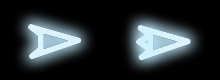
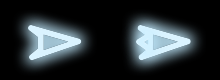
Two versions of the same layered image (220 × 80). Layer-by-layer changes:
painted on "Pasted Layer" over [18, 9, 92, 74]
